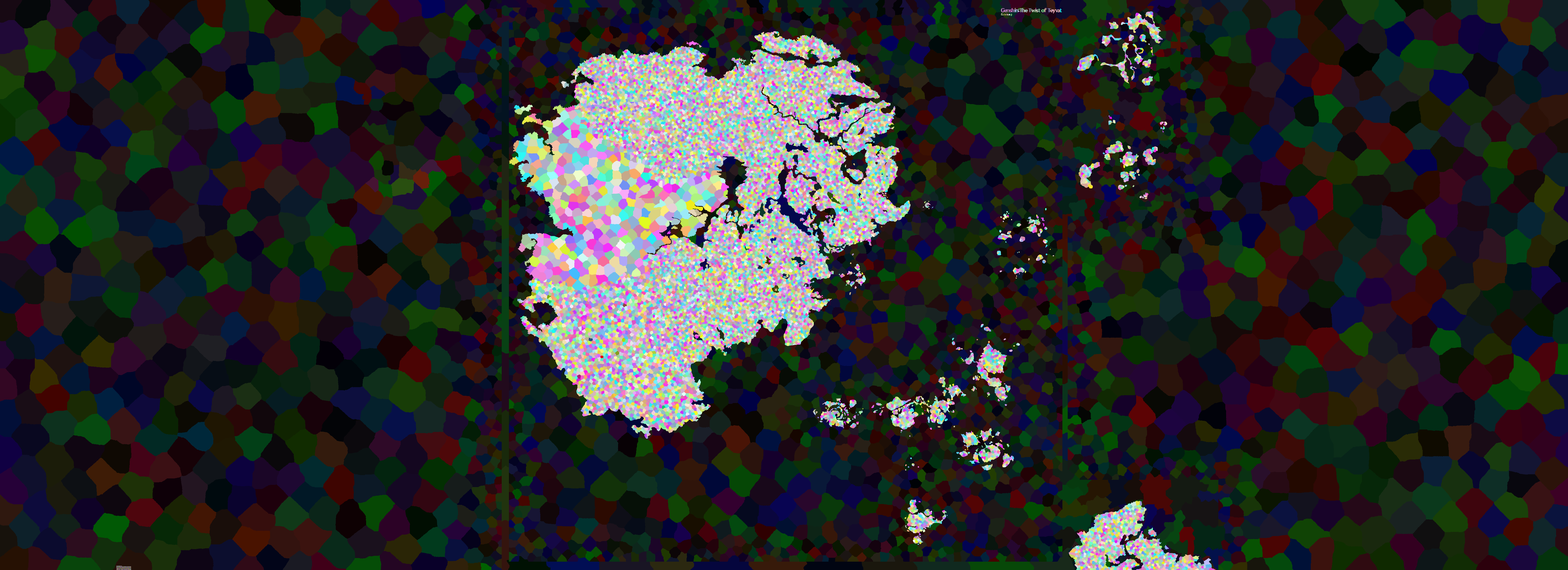
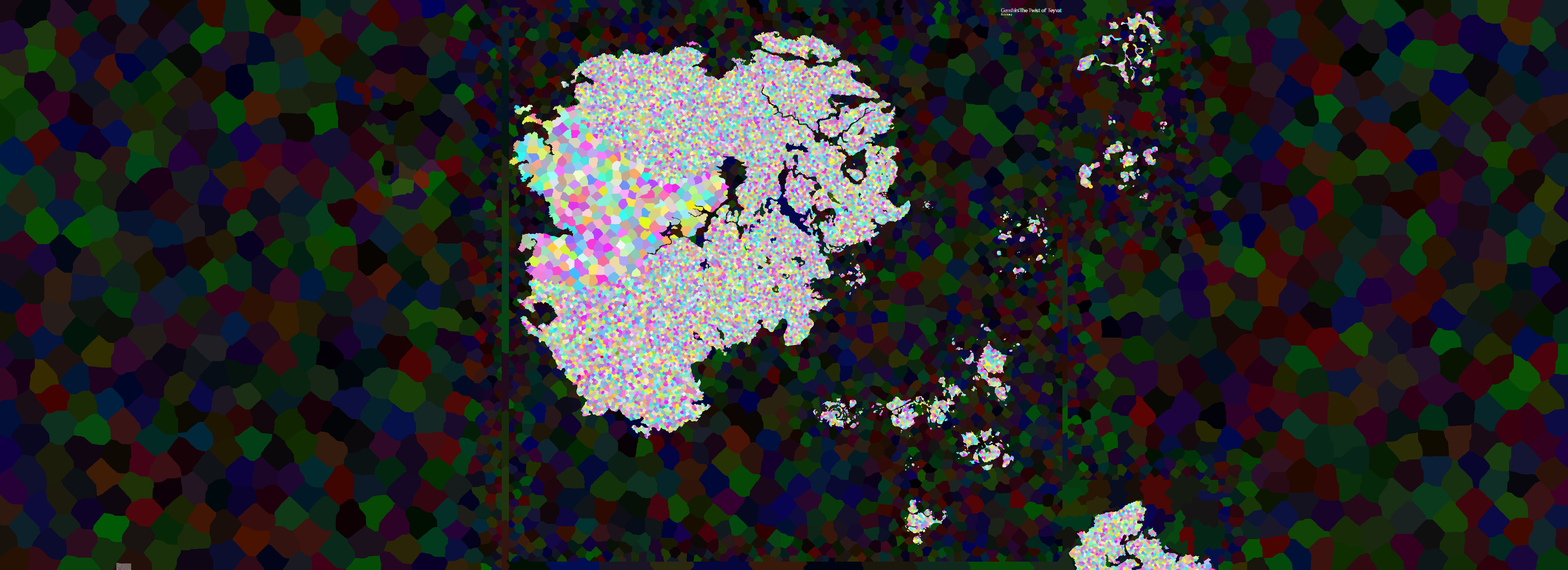
Layered file, before and after one edit (w=1568, h=570). Changes by layer:
painted on "provinces.bmp" over [116, 563, 132, 568]
